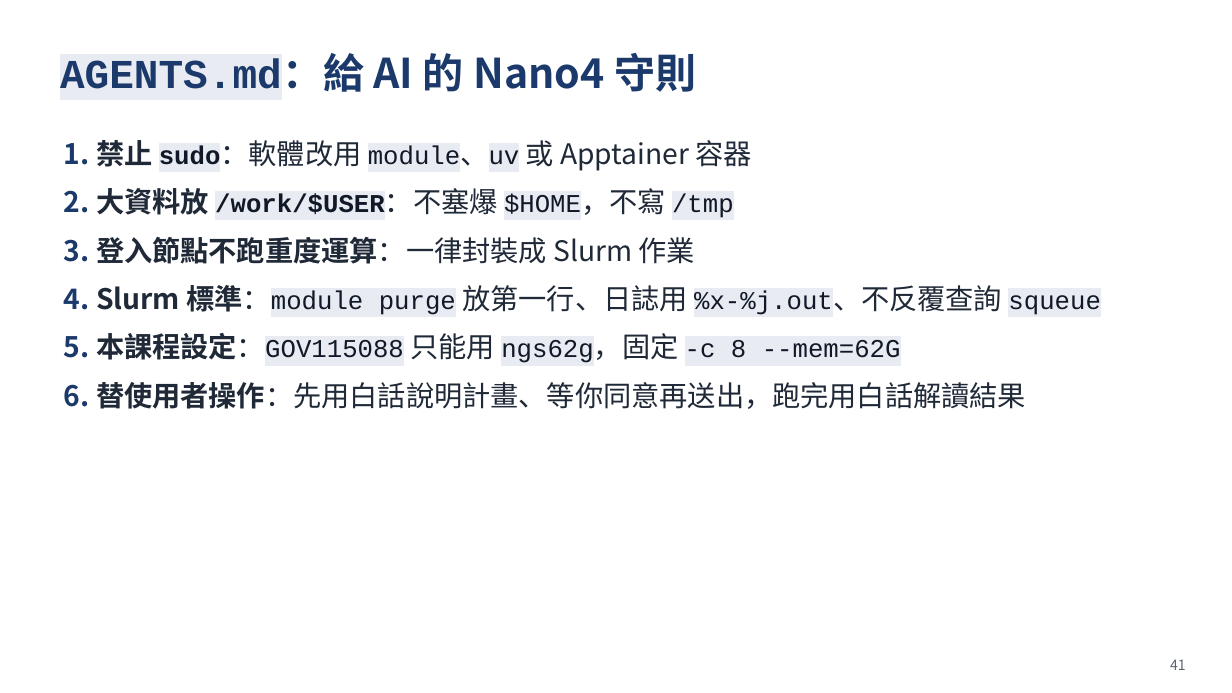
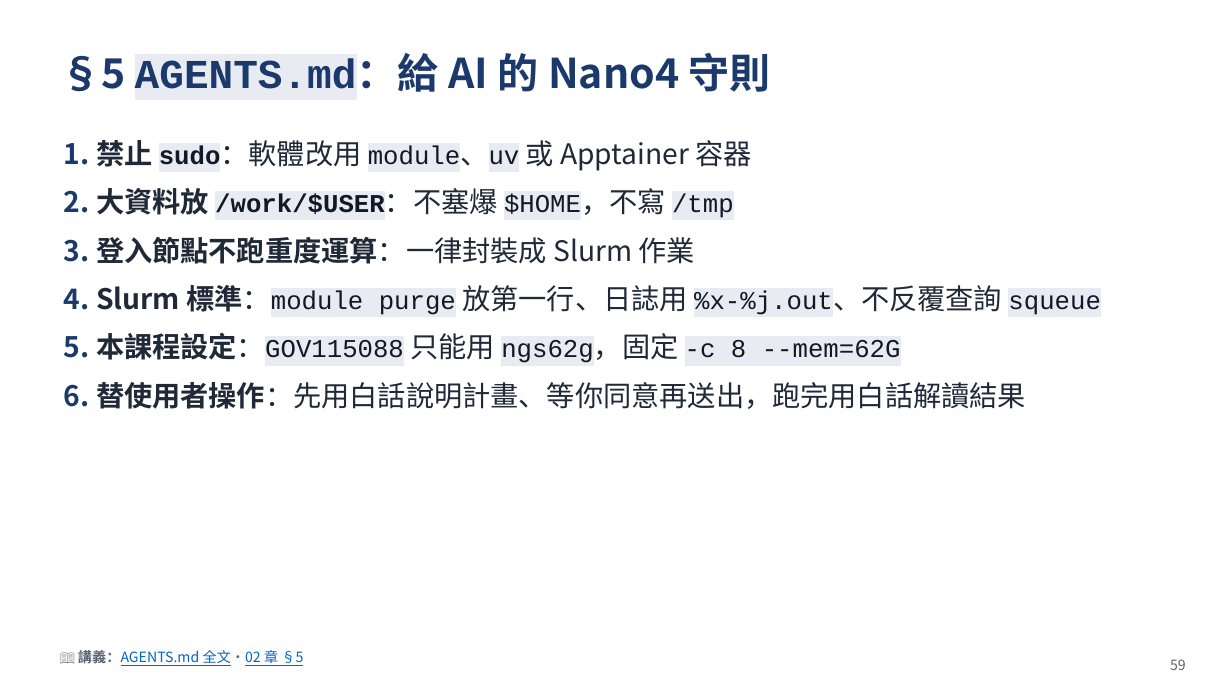
Before and after one commit to gemini960114/Nano4-Docs, a slide deck: slide 59 of slide.pptx (slide 41 before the commit). Drawn at 1232x693 pixels with LibreOffice and Linux fonts; fonts in the diff are those of the drawing. Boxes give left, top, right and bottom in pixels: in the first picture for what was removed or moved away, otherwise in the second. Text is boxed around its words. In the diff, an @@ line names an element or a change of style, - is before the commit and + after.

```diff
--- a/slide.pptx
+++ b/slide.pptx
@@ text at [60,53,771,92]: text changed @@
-AGENTS.md：給 AI 的 Nano4 守則
+§5 AGENTS.md：給 AI 的 Nano4 守則
@@ text added at [78,648,303,666], 11 pt, text #0563C1, underline @@
+📖 講義：AGENTS.md 全文・02 章 §5
@@ text at [1170,659,1186,670]: text changed @@
-41
+59
```
Also in this commit, not shown: 51 other slides changed, 19 slides added, 1 other file.
